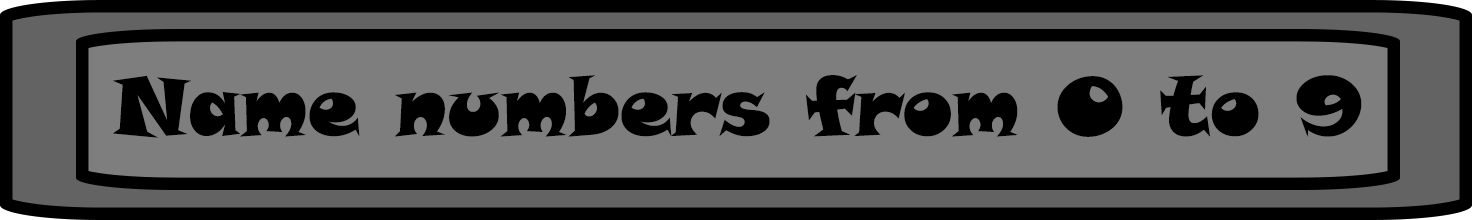
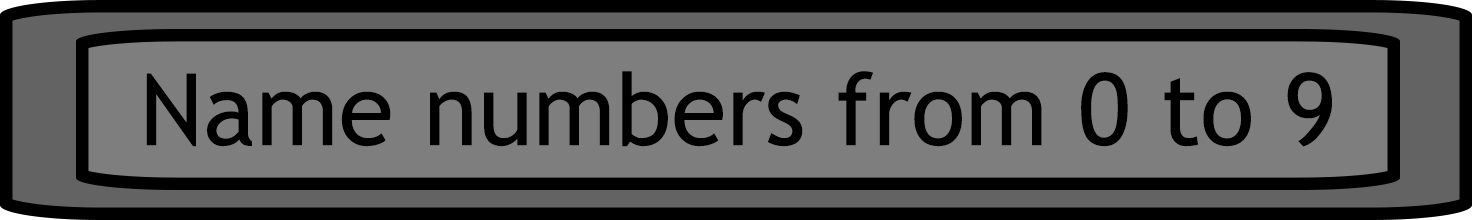
Layer changes from the first 1472px x 220px image to the second:
painted on "Name numbers from 0 to 9" over [113, 71, 1362, 147]
